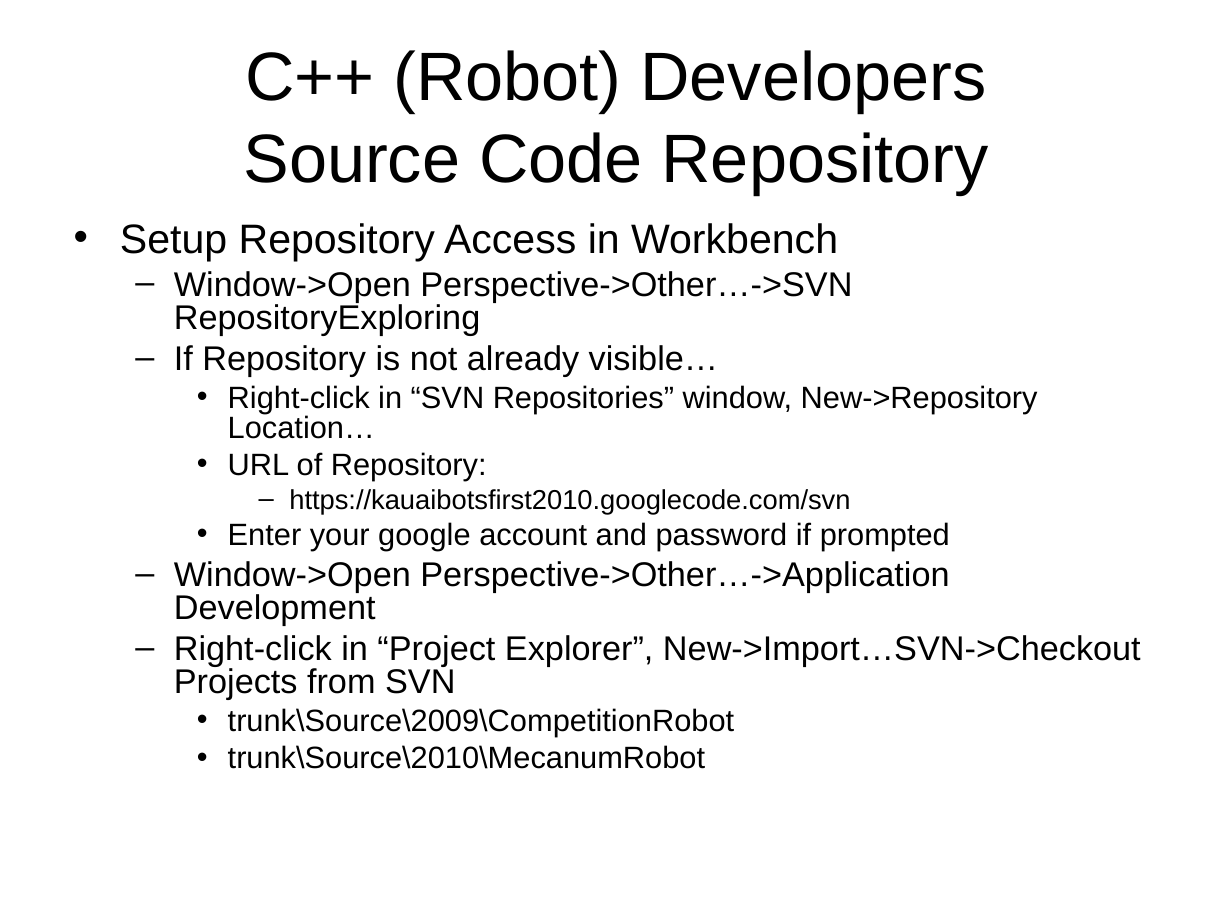
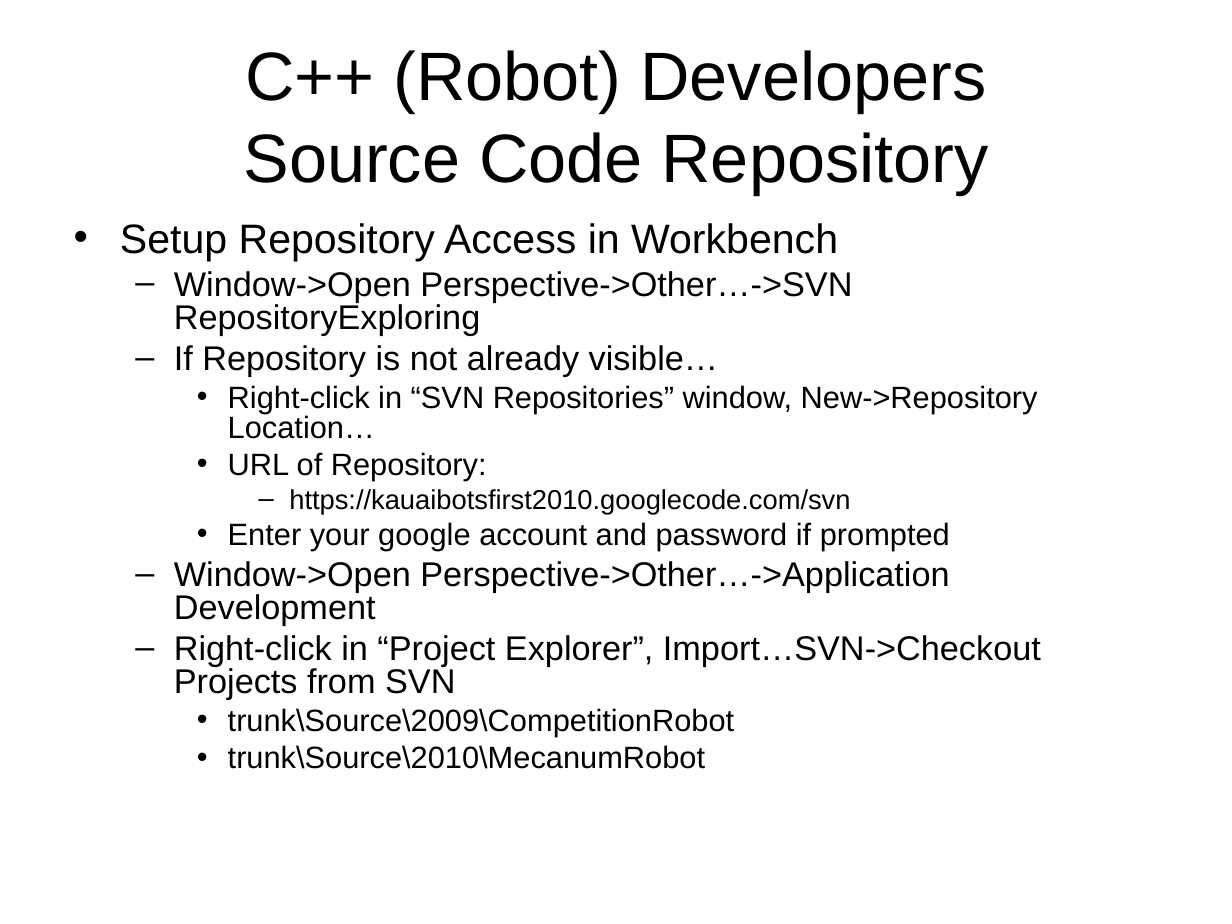
Before and after one commit to kauailabs/kauaibotsfirst2010, a slide deck: slide 5 of Documentation/Organization/DevSystemSetup.ppt. Drawn at 1232x924 pixels with LibreOffice and Linux fonts; fonts in the diff are those of the drawing. Boxes give left, top, right and bottom in pixels: in the first picture for what was removed or moved away, otherwise in the second. Text is boxed around its words. In the diff, an @@ line names an element or a change of style, - is before the commit and + after.

```diff
--- a/Documentation/Organization/DevSystemSetup.ppt
+++ b/Documentation/Organization/DevSystemSetup.ppt
@@ text at [174,635,1041,700]: text changed @@
-  – Right-click in “Project Explorer”, New->Import…SVN->Checkout Projects from SVN
+  – Right-click in “Project Explorer”, Import…SVN->Checkout Projects from SVN
```
